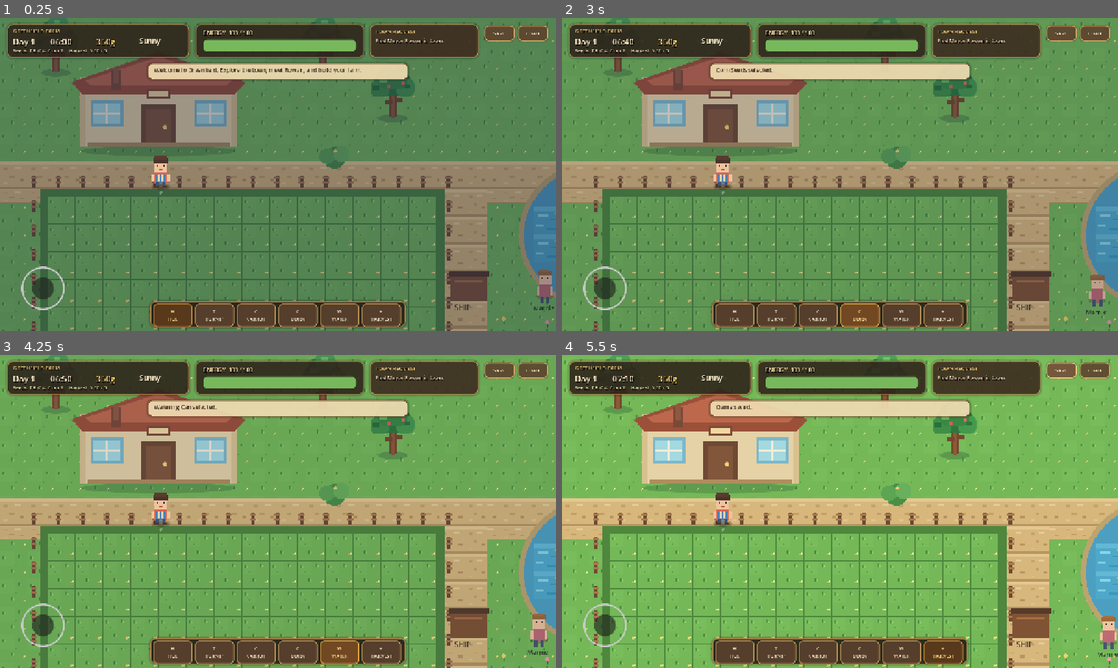
Above: before the commit, frames 1-4 (two rows, left to right).
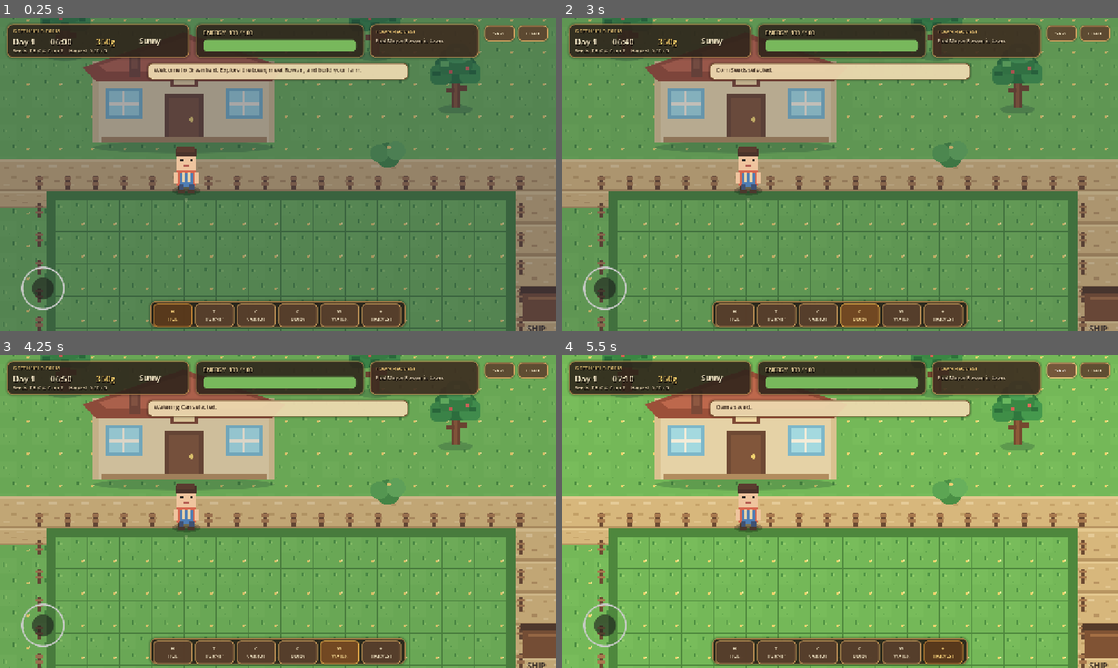
Above: after the commit, the same moments.

Repository: mohsenbigdeli/New
Game: Godot game, scene res://scenes/main.tscn
Same seed, same stepped clock (60 frames per second), same inputs: the game is played once before the commit and once after it.
Inputs:
- Up to frame 1 (0.25 s): no input
- Up to frame 2 (3 s): click "H HOE" at 0.5 s; click "T TURNIP" at 1.25 s; click "C CARROT" at 2 s; click "C CORN" at 2.75 s
- Up to frame 3 (4.25 s): click "W WATER" at 3.5 s
- Up to frame 4 (5.5 s): click "+ HARVEST" at 4.25 s; click "SAVE" at 5 s

The runs differ from the first frame. In frame 1, 28% of the frame differs, in the area x 0-100%, y 0-100%; in frame 2, 29%; in frame 3, 31%; in frame 4, 31%.
Error in both runs: Invalid access to property or key 'vector_changed' on a base object of type 'VirtualJoystick'. (res://scripts/game_ui.gd:179)

Commit message:
Upgrade v0.4 player scale camera and tool action animation

Diff:
--- a/greenfield-farm/scripts/player.gd
+++ b/greenfield-farm/scripts/player.gd
@@ -8,7 +8,7 @@
 const TEX_LEFT: Texture2D = preload("res://assets/art/player_left.svg")
 const TEX_RIGHT: Texture2D = preload("res://assets/art/player_right.svg")
 
-var speed := 300.0
+var speed := 285.0
 var facing := Vector2.DOWN
 var virtual_move := Vector2.ZERO
 var can_act := true
@@ -18,27 +18,30 @@
 var is_walking := false
 var character_sprite: Sprite2D
 var action_flash := 0.0
+var equipped_tool := 0
 
 func _ready() -> void:
 	var shape := CollisionShape2D.new()
 	var capsule := CapsuleShape2D.new()
-	capsule.radius = 15
-	capsule.height = 42
+	capsule.radius = 17
+	capsule.height = 46
 	shape.shape = capsule
-	shape.position = Vector2(0, 10)
+	shape.position = Vector2(0, 13)
 	add_child(shape)
 
 	character_sprite = Sprite2D.new()
 	character_sprite.texture = TEX_DOWN
 	character_sprite.texture_filter = CanvasItem.TEXTURE_FILTER_NEAREST
-	character_sprite.position = Vector2(0, -6)
+	character_sprite.position = Vector2(0, -10)
 	character_sprite.z_index = 2
+	character_sprite.scale = Vector2(1.30, 1.30)
 	add_child(character_sprite)
 
 	var camera := Camera2D.new()
 	camera.enabled = true
 	camera.position_smoothing_enabled = true
-	camera.position_smoothing_speed = 7.5
+	camera.position_smoothing_speed = 8.5
+	camera.zoom = Vector2(1.16, 1.16)
 	camera.limit_left = 0
 	camera.limit_top = 0
 	camera.limit_right = int(world_size.x)
@@ -64,14 +67,14 @@
 	if is_walking:
 		dir = dir.normalized()
 		facing = dir
-		walk_time += delta * 10.0
+		walk_time += delta * 9.0
 	else:
 		walk_time = 0.0
 
 	velocity = dir * speed
 	move_and_slide()
-	position.x = clamp(position.x, 36.0, world_size.x - 36.0)
-	position.y = clamp(position.y, 50.0, world_size.y - 42.0)
+	position.x = clamp(position.x, 42.0, world_size.x - 42.0)
+	position.y = clamp(position.y, 56.0, world_size.y - 48.0)
 	_update_sprite()
 	queue_redraw()
 
@@ -82,16 +85,19 @@
 		character_sprite.texture = TEX_RIGHT if facing.x > 0.0 else TEX_LEFT
 	else:
 		character_sprite.texture = TEX_DOWN if facing.y >= 0.0 else TEX_UP
+
 	var bob := 0.0
 	var sway := 0.0
 	if is_walking:
-		bob = absf(sin(walk_time)) * 2.0
-		sway = sin(walk_time) * 0.025
-	character_sprite.position = Vector2(0, -6 - bob)
+		bob = absf(sin(walk_time)) * 3.0
+		sway = sin(walk_time) * 0.022
+	character_sprite.position = Vector2(0, -10 - bob)
 	character_sprite.rotation = sway
-	character_sprite.scale = Vector2(1.05, 1.05)
+	character_sprite.scale = Vector2(1.30, 1.30)
 	if action_flash > 0.0:
-		character_sprite.scale = Vector2(1.10, 0.98)
+		var t := action_flash / 0.22
+		character_sprite.scale = Vector2(1.34 + 0.05*(1.0-t), 1.24)
+		character_sprite.rotation += sin(t * PI) * 0.06 * signf(facing.x if absf(facing.x) > 0.2 else 1.0)
 
 func _unhandled_key_input(event: InputEvent) -> void:
 	if controls_locked:
@@ -104,7 +110,7 @@
 	if controls_locked:
 		virtual_move = Vector2.ZERO
 	else:
-		virtual_move = dir
+		virtual_move = dir.limit_length(1.0)
 
 func set_controls_locked(locked: bool) -> void:
 	controls_locked = locked
@@ -112,28 +118,58 @@
 		virtual_move = Vector2.ZERO
 		velocity = Vector2.ZERO
 
+func set_equipped_tool(index: int) -> void:
+	equipped_tool = clampi(index, 0, 5)
+
 func request_action() -> void:
 	if not can_act or controls_locked:
 		return
-	action_flash = 0.16
-	action_requested.emit(position + facing.normalized() * 62.0)
+	action_flash = 0.22
+	action_requested.emit(position + facing.normalized() * 67.0)
+	queue_redraw()
 	can_act = false
-	await get_tree().create_timer(0.16).timeout
+	await get_tree().create_timer(0.20).timeout
 	can_act = true
 
 func _draw() -> void:
-	# soft contact shadow and action target marker
-	_draw_shadow(Vector2(0, 28), Vector2(22, 7), Color(0,0,0,0.20))
-	var marker_alpha := 0.66 if action_flash > 0.0 else 0.30
-	draw_circle(facing.normalized()*37.0 + Vector2(0,5), 3.5, Color(1,1,1,marker_alpha))
+	_draw_shadow(Vector2(0, 32), Vector2(28, 9), Color(0,0,0,0.24))
+	var marker_alpha := 0.62 if action_flash > 0.0 else 0.20
+	var target := facing.normalized()*43.0 + Vector2(0,7)
+	draw_circle(target, 4.0, Color(1,0.95,0.75,marker_alpha))
 	if action_flash > 0.0:
-		var hand := facing.normalized() * 28.0 + Vector2(0,-4)
-		draw_line(hand, hand + facing.normalized()*22.0, Color("#d9b66f"), 5.0)
-		draw_circle(hand + facing.normalized()*23.0, 6.0, Color("#c3a263"))
+		_draw_tool_action()
+
+func _draw_tool_action() -> void:
+	var d := facing.normalized()
+	var side := Vector2(-d.y, d.x)
+	var hand := d * 25.0 + Vector2(0,-7)
+	match equipped_tool:
+		0:
+			# hoe swing
+			draw_line(hand - d*7.0, hand + d*32.0, Color("#8b633f"), 6.0)
+			draw_line(hand + d*31.0 - side*12.0, hand + d*31.0 + side*12.0, Color("#b9b2a0"), 7.0)
+		1,2,3:
+			# seed scatter
+			for i in range(4):
+				var spread := side * float(i-1.5) * 7.0
+				draw_circle(hand + d*(25.0 + i*5.0) + spread, 3.0, Color("#d6b567"))
+		4:
+			# watering can and droplets
+			draw_rect(Rect2(hand + d*8.0 - Vector2(10,8), Vector2(20,16)), Color("#6fa8ba"), true)
+			draw_line(hand + d*17.0, hand + d*31.0 + side*7.0, Color("#94c7d5"), 5.0)
+			for i in range(3):
+				draw_circle(hand + d*(36.0 + i*7.0) + side*float(i-1)*6.0, 3.2, Color(0.55,0.82,0.95,0.85))
+		5:
+			# harvest sparkle
+			for i in range(4):
+				var a := TAU * float(i) / 4.0
+				var p := hand + d*34.0 + Vector2(cos(a),sin(a))*13.0
+				draw_line(p-Vector2(4,0), p+Vector2(4,0), Color("#ffe27a"), 2.5)
+				draw_line(p-Vector2(0,4), p+Vector2(0,4), Color("#ffe27a"), 2.5)
 
 func _draw_shadow(center: Vector2, radii: Vector2, color: Color) -> void:
 	var points := PackedVector2Array()
-	for i in range(20):
-		var a := TAU * float(i) / 20.0
+	for i in range(24):
+		var a := TAU * float(i) / 24.0
 		points.append(center + Vector2(cos(a)*radii.x, sin(a)*radii.y))
 	draw_colored_polygon(points, color)
